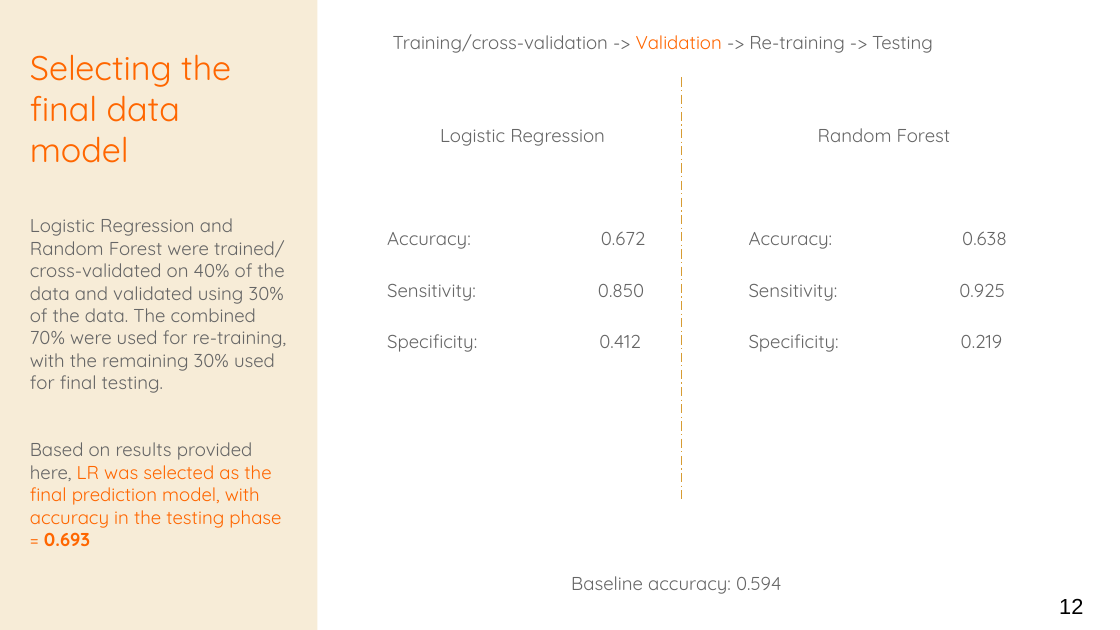
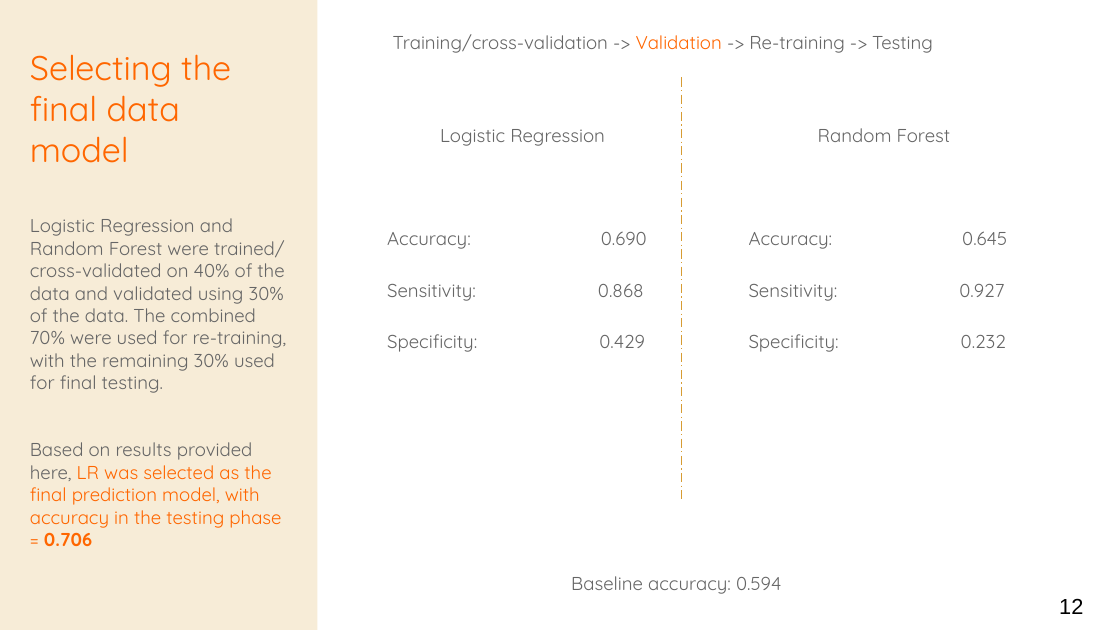
Before and after one commit to LVdatahub/Capstone-project----DS-Intensive-Springboard, a slide deck: slide 12 of Capstone_slide_deck.pptx. Drawn at 1120x630 pixels with LibreOffice and Linux fonts; fonts in the diff are those of the drawing. Boxes give left, top, right and bottom in pixels: in the first picture for what was removed or moved away, otherwise in the second. Text is boxed around its words. In the diff, an @@ line names an element or a change of style, - is before the commit and + after.

```diff
--- a/Capstone_slide_deck.pptx
+++ b/Capstone_slide_deck.pptx
@@ title at box(30, 54, 287, 546): text changed @@
-Selecting the
-final data model
-Logistic Regression and Random Forest were trained/ cross-validated on 40% of the data and validated using 30% of the data. The combined 70% were used for re-training, with the remaining 30% used for final testing.
-Based on results provided here, LR was selected as the final prediction model, with accuracy in the testing phase = 0.693
+Selecting the
+final data model
+Logistic Regression and Random Forest were trained/ cross-validated on 40% of the data and validated using 30% of the data. The combined 70% were used for re-training, with the remaining 30% used for final testing.
+Based on results provided here, LR was selected as the final prediction model, with accuracy in the testing phase = 0.706
@@ text at box(387, 232, 647, 352): text changed @@
-Accuracy: 0.672
-Sensitivity: 0.850
-Specificity: 0.412
+Accuracy: 0.690
+Sensitivity: 0.868
+Specificity: 0.429
@@ text at box(749, 231, 1007, 352): text changed @@
-Accuracy: 0.638
-Sensitivity: 0.925
-Specificity: 0.219
+Accuracy: 0.645
+Sensitivity: 0.927
+Specificity: 0.232
```
Also in this commit, not shown: 2 other slides changed, 2 other files.
